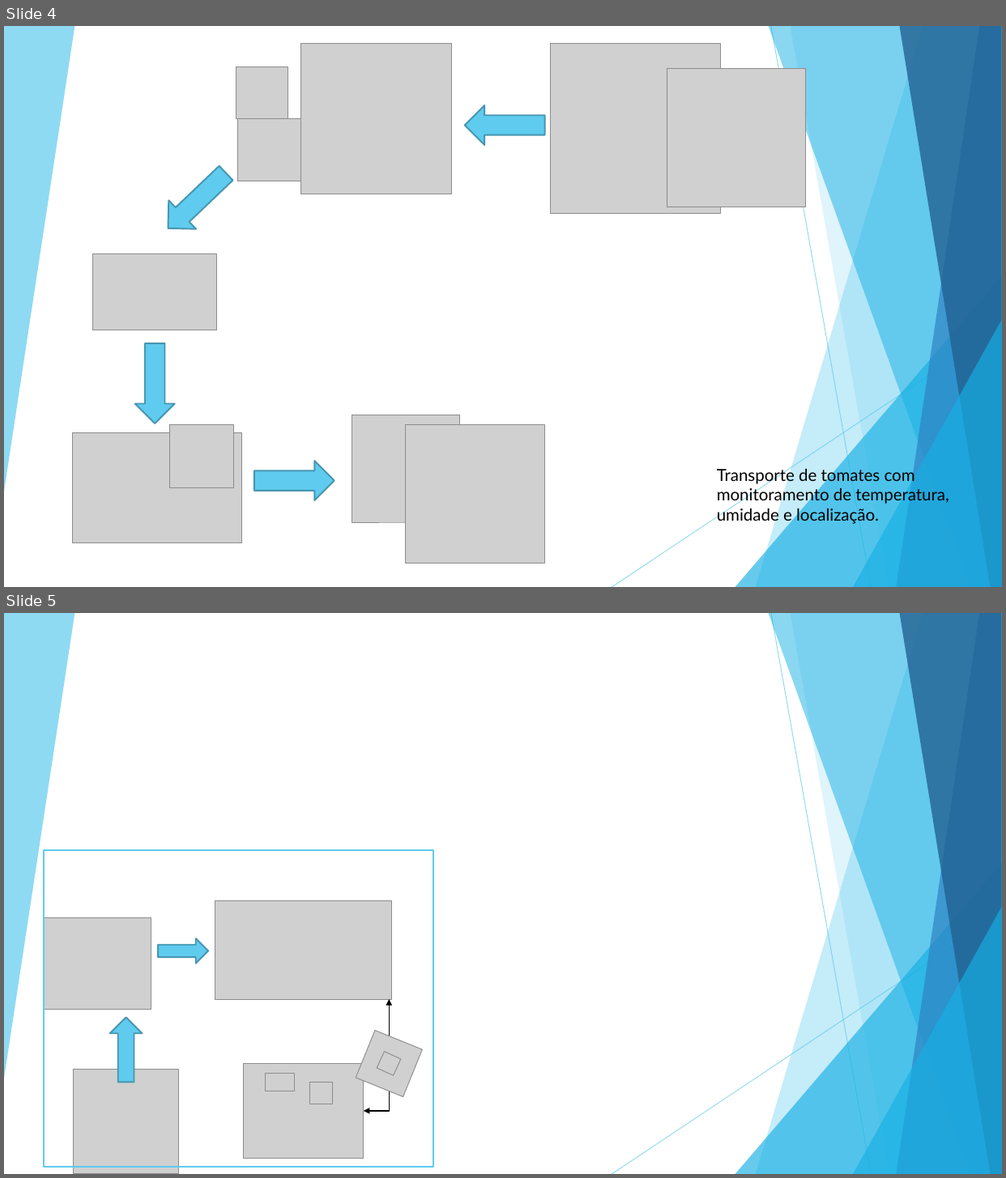
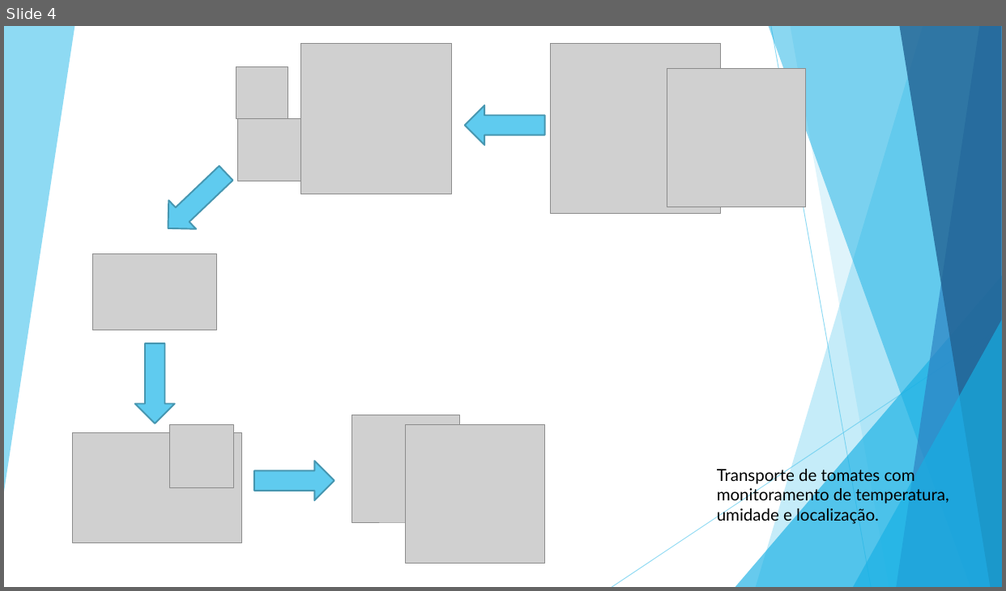
Before and after one commit to BandTec/coold, a slide deck: documentacao/Arquitetura-de-TI/HLD-LLD.pptx. Shown one above the other, each under a label of ours: slides 4 and 5 before the commit, slide 4 after it. The pictures are 1006x1178 and 1006x591 pixels, drawn with LibreOffice and Linux fonts; fonts in the diff are those of the drawing; grey boxes stand for pictures. Boxes give left, top, right and bottom in pixels: in the first picture for what was removed or moved away, otherwise in the second. Text is boxed around its words. In the diff, an @@ line names an element or a change of style, - is before the commit and + after.

```diff
--- a/documentacao/Arquitetura-de-TI/HLD-LLD.pptx
+++ b/documentacao/Arquitetura-de-TI/HLD-LLD.pptx
@@ slide 5 removed at (4,613,1002,1174), background #FFFFFF; not listed: 10 template elements that a slide beside it also shows @@
@@ rectangle removed at (44,850,434,1167) @@
@@ picture removed at (215,901,391,1000) @@
@@ picture removed at (44,918,151,1010) @@
@@ up arrow removed at (158,939,208,964) @@
@@ elbow double arrow removed from (364, 1112) to (389, 999) @@
@@ up arrow removed at (110,1018,143,1082) @@
@@ picture removed at (356,1030,422,1097) @@
@@ picture removed at (74,1070,178,1174) @@
@@ picture removed at (244,1063,364,1159) @@
@@ picture removed at (266,1073,294,1092) @@
@@ picture removed at (377,1052,401,1076) @@
@@ picture removed at (310,1082,333,1105) @@
```
Also in this commit, not shown: 1 slide added.
